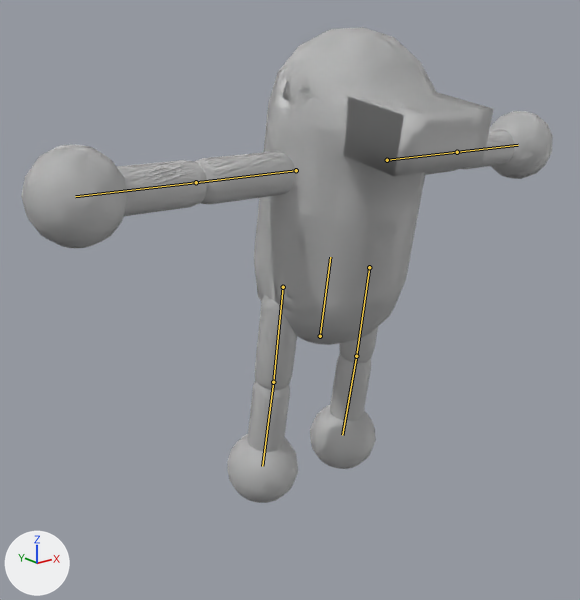
Before and after pictures for a commit that changed the glTF model models/giants/pill_giant/PillGiant.glb.
The view is the same before and after, from a 50 mm lens placed at (-6.72, -7.25, 1.59), pointed at (-0.68, 0.29, -1.42). The lights are fixed; the arrows at lower left show +X, +Y and +Z. The picture after the commit comes second. The bones that change are drawn over the model as lines.
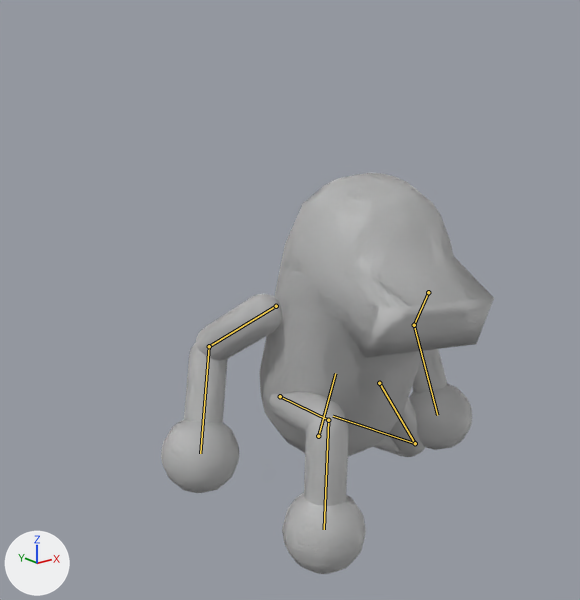
The newer file adds an action. The first version stands in its rest pose; the second is drawn at frame 84 of the action 'ATTACK_LEG_RIGHT'.

What the commit changed:
Bone 'Body' (bone_body) moves from (0.0, 0.0, 0.0) to (0.0, -1.48, 0.26).
Bone 'Body' (bone_body) turns from (0, 0, 0) to (10, -15, 0) degrees about its own x, y and z.
Bone 'Thigh.L' (bone_thigh_l) turns from (0, 0, 0) to (39, -26, -31) degrees about its own x, y and z.
Bone 'Calf.L' (bone_calf_l) turns from (0, 0, 0) to (0, 0, 104) degrees about its own x, y and z.
Bone 'Upperarm.L' (bone_upperarm_l) moves from (0.0, 0.0, 0.0) to (0.0, 0.33, 0.0).
Bone 'Upperarm.L' (bone_upperarm_l) turns from (0, 0, 0) to (34, 29, 84) degrees about its own x, y and z.
Bone 'Forearm.L' (bone_forearm_l) turns from (0, 0, 0) to (-74, -29, 13) degrees about its own x, y and z.
Bone 'Thigh.R' (bone_thigh_r) turns from (0, 0, 0) to (-1, -1, 119) degrees about its own x, y and z.
Bone 'Calf.R' (bone_calf_r) turns from (0, 0, 0) to (0, 0, -94) degrees about its own x, y and z.
Bone 'Upperarm.R' (bone_upperarm_r) moves from (0.0, 0.0, 0.0) to (0.0, 0.32, 0.0).
Bone 'Upperarm.R' (bone_upperarm_r) turns from (0, 0, 0) to (34, -29, -84) degrees about its own x, y and z.
Bone 'Forearm.R' (bone_forearm_r) turns from (0, 0, 0) to (-74, 29, -13) degrees about its own x, y and z.

What differs and where, as boxes (x1, y1, x2, y2) in the pictures (580 x 600 px):
'Sphere.002', posed (not visible afterwards): before (21, 27, 553, 503)
'Sphere.001', posed (not visible before): after (161, 173, 494, 574)
bone 'Body', root to tip: before (320, 336) to (330, 257); after (318, 436) to (335, 373)
bone 'Thigh.L', root to tip: before (369, 267) to (356, 356); after (379, 383) to (415, 443)
bone 'Calf.L', root to tip: before (356, 356) to (342, 435); after (415, 443) to (333, 416)
bone 'Upperarm.L', root to tip: before (387, 160) to (457, 152); after (428, 292) to (414, 325)
bone 'Forearm.L', root to tip: before (457, 152) to (518, 145); after (414, 325) to (437, 415)
bone 'Thigh.R', root to tip: before (283, 287) to (273, 382); after (280, 396) to (328, 420)
bone 'Calf.R', root to tip: before (273, 382) to (262, 466); after (328, 420) to (324, 529)
bone 'Upperarm.R', root to tip: before (296, 170) to (196, 182); after (276, 306) to (209, 346)
bone 'Forearm.R', root to tip: before (196, 182) to (75, 196); after (209, 346) to (200, 453)
